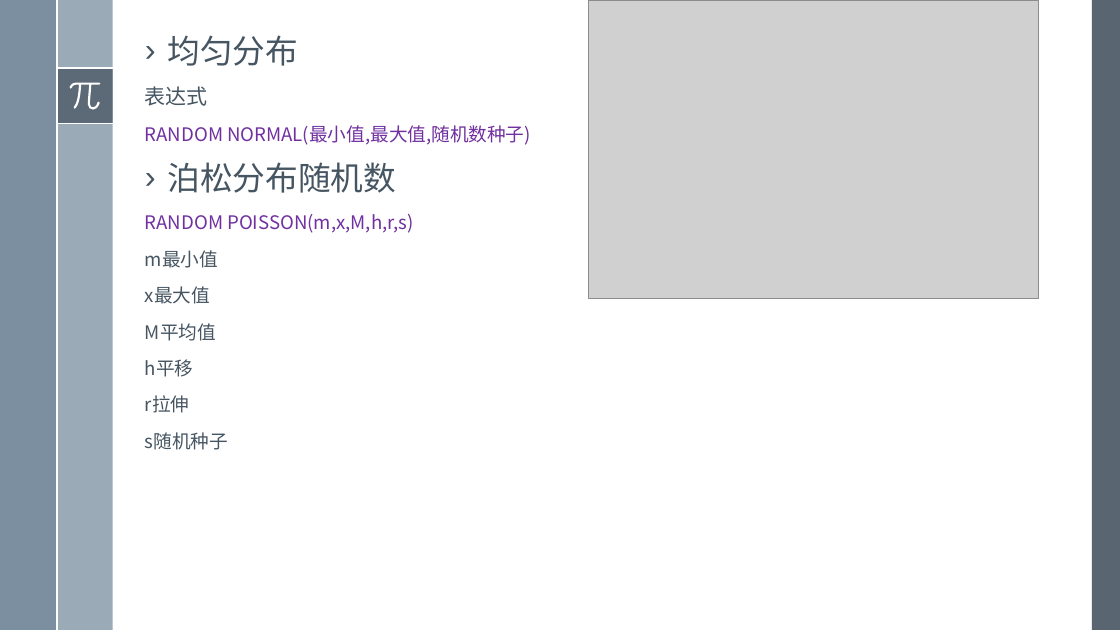
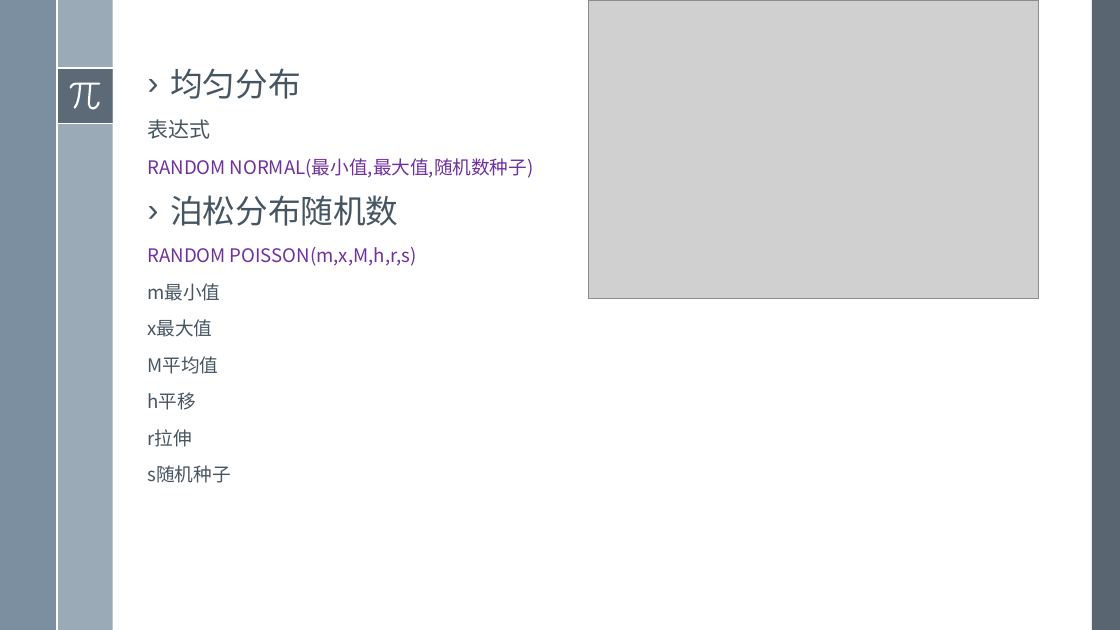
Before and after one commit to exoplanetX/SystemDynamics, a slide deck: slide 19 of 2019系统仿真-4-动态函数.pptx. Drawn at 1120x630 pixels with LibreOffice and Linux fonts; fonts in the diff are those of the drawing; grey boxes stand for pictures. Boxes give left, top, right and bottom in pixels: in the first picture for what was removed or moved away, otherwise in the second. Text is boxed around its words. In the diff, an @@ line names an element or a change of style, - is before the commit and + after.

```diff
--- a/2019系统仿真-4-动态函数.pptx
+++ b/2019系统仿真-4-动态函数.pptx
@@ text "均匀分布": place and size @@
-text "均匀分布" at (145, 35, 531, 450)
+text "均匀分布" at (148, 68, 534, 483)
```
Also in this commit, not shown: 3 other slides changed, 1 other file.
